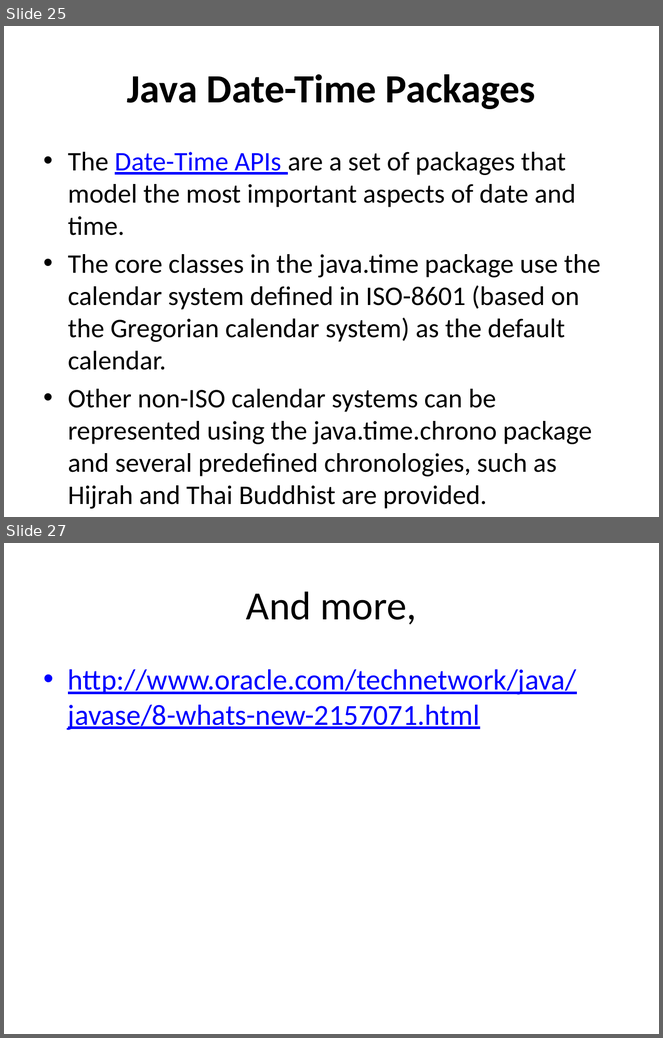
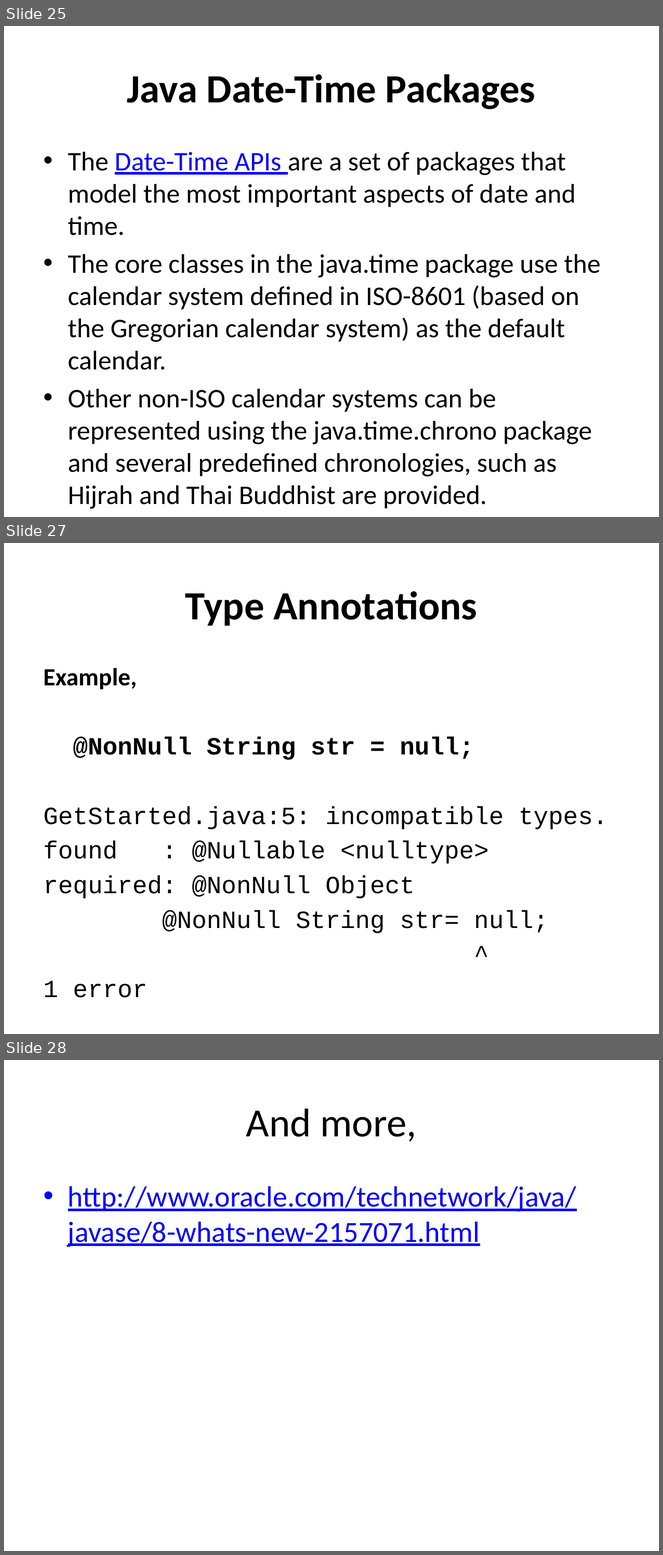
Before and after one commit to yujunliang/seleniumcapsules, a slide deck: docs/What's New in Java 8.pptx. Shown one above the other, each under a label of ours: slides 25 and 27 before the commit, slides 25, 27 and 28 after it; the slides between them are not shown. The pictures are 663x1038 and 663x1555 pixels, drawn with LibreOffice and Linux fonts; fonts in the diff are those of the drawing. Boxes give left, top, right and bottom in pixels: in the first picture for what was removed or moved away, otherwise in the second. Text is boxed around its words. In the diff, an @@ line names an element or a change of style, - is before the commit and + after.

```diff
--- a/docs/What's New in Java 8.pptx
+++ b/docs/What's New in Java 8.pptx
@@ slide 27 added at [4,543,659,1034], background #FFFFFF @@
@@ title added at [185,591,477,626], 44 pt, text #000000, bold @@
+Type Annotations
@@ text added at [44,668,608,934], 27.2 pt, text #000000 @@
+Example,
+@NonNull String str = null;
+GetStarted.java:5: incompatible types.
+found : @Nullable <nulltype>
+required: @NonNull Object
+@NonNull String str= null;
+^
+1 error
@@ what was slide 27 is now slide 28 @@
```
Also in this commit, not shown: 2 slides changed, 6 other files.
